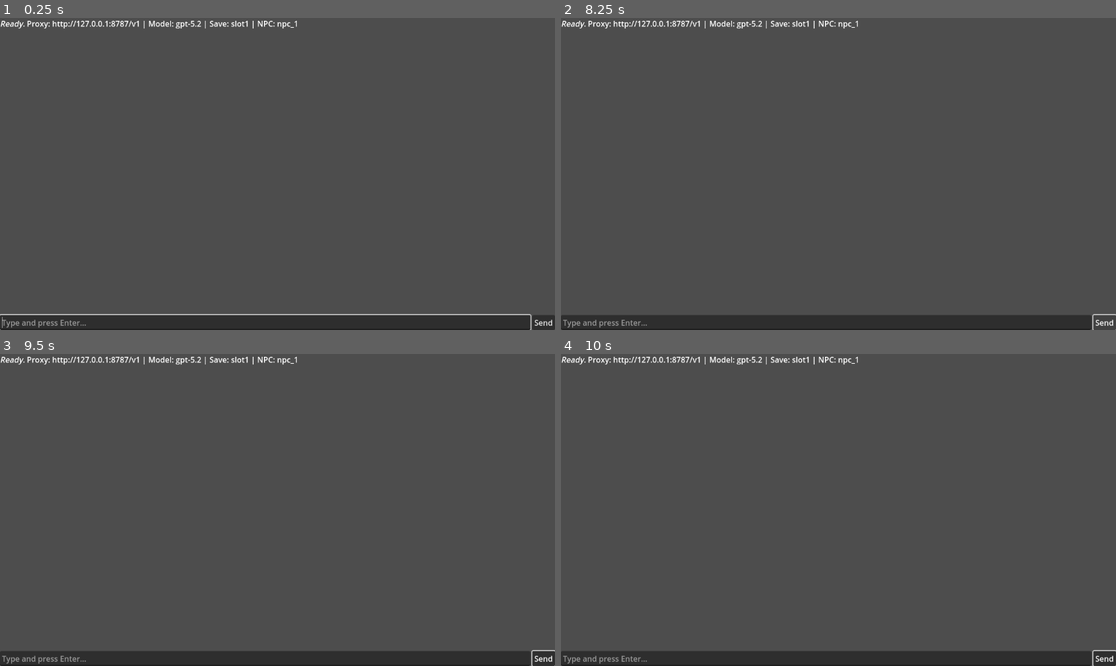
Above: before the commit, frames 1-4 (two rows, left to right).
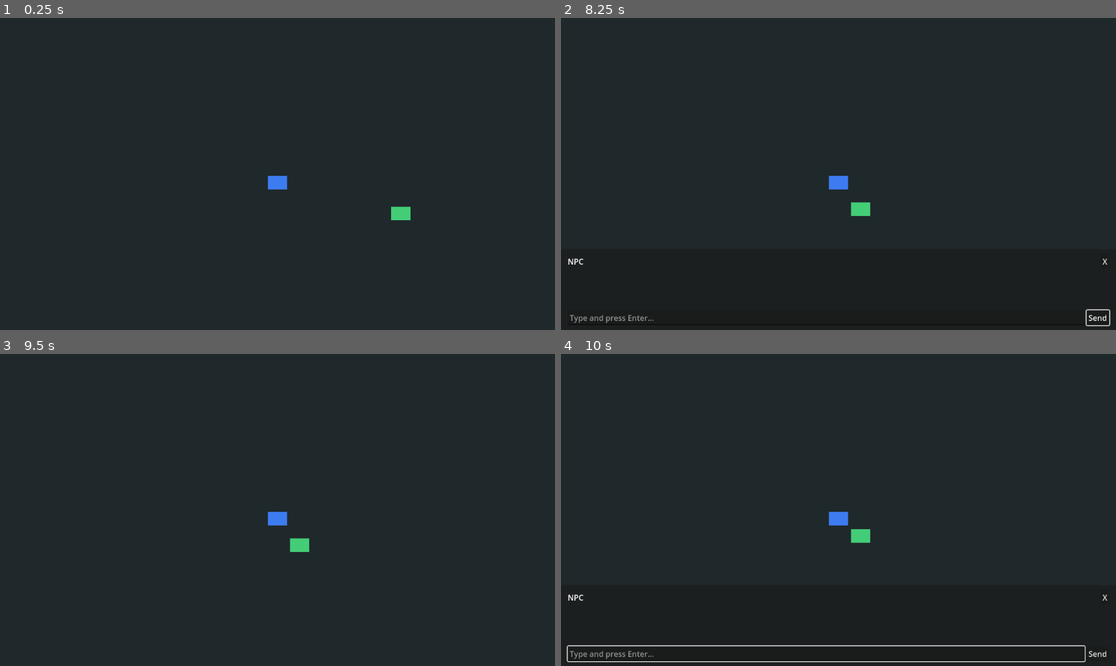
Above: after the commit, the same moments.

Repository: lemonhall/openagentic-sdk-gdscript
Game: Godot game, scene res://demo_rpg/World.tscn
Two runs of this game, one before a commit and one after it. Both use one fixed random seed, a clock stepped at 60 frames per second and the inputs below. Before the commit the project starts from res://demo/Main.tscn.
Inputs (mouse positions are in pixels of both pictures, inside the frame that each line leads up to):
- Up to frame 1 (0.25 s): no input
- Up to frame 2 (8.25 s): click (1104, 323) at 0.5 s, where only the run before the commit has a clickable "Send"; tap Enter at 1.25 s; hold Right (ui_right) 1.28-2.03 s; tap E (interact, bound only after the commit) at 1.35, 2.1, 2.85, 3.6, 4.35, 5.1, 5.85, 6.6, 7.35, 8, 8.1 s; hold Down (ui_down) 2.03-2.78 s; hold Right (ui_right) 2.78-3.53 s; hold Up (ui_up) 3.53-4.28 s; hold Left (ui_left) 4.28-5.78 s; tap Escape (ui_cancel) at 4.9 s; hold Down (ui_down) 5.78-6.53 s; hold Right (ui_right) 6.53-7.28 s; hold Up (ui_up) 7.28-8.03 s; hold Right (ui_right) from 8.03 s (still down)
- Up to frame 3 (9.5 s): release Right (ui_right) at 8.75 s; click (543, 597) at 8.75 s, where only the run after the commit has a clickable "X"
- Up to frame 4 (10 s): tap Enter at 9.5 s; hold Down (ui_down) from 9.53 s (still down); tap E (interact, bound only after the commit) at 9.6 s

The runs differ from the first frame. In frame 1, 96% of the frame differs, in the area x 0-100%, y 0-100%; in frame 2, 96%; in frame 3, 96%; in frame 4, 96%.

Commit message:
v2: add movement and dialogue UI

Diff:
--- a/demo_rpg/World.gd
+++ b/demo_rpg/World.gd
@@ -1,3 +1,157 @@
 extends Node2D
 
-# v2 demo world (RPG-style). v2 Slice 1: scene skeleton only.
+enum Mode { WALK, TALK }
+
+@onready var _player: Node = $Player
+@onready var _npcs: Node = $NPCs
+@onready var _prompt: Control = $UI/InteractPrompt
+@onready var _dialogue: Control = $UI/DialogueBox
+
+var _mode: Mode = Mode.WALK
+var _near_npc: Node = null
+var _busy: bool = false
+
+var _save_id: String = "slot1"
+var _proxy_base_url: String = "http://127.0.0.1:8787/v1"
+var _model: String = "gpt-5.2"
+
+var _oa: Node = null
+
+func _ready() -> void:
+	_ensure_input_actions()
+	_load_env_defaults()
+	_configure_openagentic()
+	_wire_npcs()
+	if _prompt != null:
+		_prompt.hide_prompt()
+	if _dialogue != null:
+		if _dialogue.has_signal("message_submitted"):
+			_dialogue.message_submitted.connect(_on_dialogue_message_submitted)
+		if _dialogue.has_signal("closed"):
+			_dialogue.closed.connect(func() -> void:
+				_exit_talk()
+			)
+
+func _load_env_defaults() -> void:
+	var v := OS.get_environment("OPENAGENTIC_PROXY_BASE_URL")
+	if v.strip_edges() != "":
+		_proxy_base_url = v.strip_edges()
+	v = OS.get_environment("OPENAGENTIC_MODEL")
+	if v.strip_edges() != "":
+		_model = v.strip_edges()
+	v = OS.get_environment("OPENAGENTIC_SAVE_ID")
+	if v.strip_edges() != "":
+		_save_id = v.strip_edges()
+
+func _configure_openagentic() -> void:
+	_oa = get_node_or_null("/root/OpenAgentic")
+	if _oa == null:
+		push_error("Missing autoload: OpenAgentic")
+		return
+	_oa.set_save_id(_save_id)
+	_oa.configure_proxy_openai_responses(_proxy_base_url, _model)
+	_oa.set_approver(func(_q: Dictionary, _ctx: Dictionary) -> bool:
+		return true
+	)
+
+func _ensure_input_actions() -> void:
+	if InputMap.has_action("interact"):
+		return
+	InputMap.add_action("interact")
+	var ev := InputEventKey.new()
+	ev.physical_keycode = KEY_E
+	InputMap.action_add_event("interact", ev)
+
+func _wire_npcs() -> void:
+	if _npcs == null:
+		return
+	for c in _npcs.get_children():
+		if c != null and c.has_signal("player_in_range"):
+			c.player_in_range.connect(_on_player_in_range)
+
+func _unhandled_input(_ev: InputEvent) -> void:
+	if _mode == Mode.TALK:
+		if Input.is_action_just_pressed("ui_cancel"):
+			_exit_talk()
+		return
+
+	if _near_npc != null and Input.is_action_just_pressed("interact"):
+		_enter_talk(_near_npc)
+
+func _on_player_in_range(npc: Node, in_range: bool) -> void:
+	if npc == null:
+		return
+	if in_range:
+		_near_npc = npc
+		if _prompt != null:
+			var name := String(npc.get("display_name"))
+			_prompt.show_for(name if name.strip_edges() != "" else "NPC")
+		return
+
+	if _near_npc == npc:
+		_near_npc = null
+		if _prompt != null:
+			_prompt.hide_prompt()
+
+func _enter_talk(_npc: Node) -> void:
+	_mode = Mode.TALK
+	if _prompt != null:
+		_prompt.hide_prompt()
+	if _player != null and _player.has_method("set_enabled"):
+		_player.set_enabled(false)
+	if _dialogue != null and _dialogue.has_method("open"):
+		_dialogue.open(String(_npc.get("npc_id")), String(_npc.get("display_name")))
+
+func _exit_talk() -> void:
+	if _mode != Mode.TALK:
+		return
+	if _busy:
+		return
+	_mode = Mode.WALK
+	if _player != null and _player.has_method("set_enabled"):
+		_player.set_enabled(true)
+	if _dialogue != null and _dialogue.visible:
+		_dialogue.close()
+
+func _on_dialogue_message_submitted(text: String) -> void:
+	if _mode != Mode.TALK:
+		return
+	if _busy:
+		return
+	var npc_id := ""
+	if _dialogue != null and _dialogue.has_method("get_npc_id"):
+		npc_id = String(_dialogue.get_npc_id())
+	if npc_id.strip_edges() == "":
+		return
+	_start_turn(npc_id, text)
+
+func _start_turn(npc_id: String, text: String) -> void:
+	_busy = true
+	if _dialogue != null and _dialogue.has_method("set_busy"):
+		_dialogue.set_busy(true)
+	if _dialogue != null and _dialogue.has_method("begin_assistant"):
+		_dialogue.begin_assistant()
+
+	if _oa == null:
+		push_error("OpenAgentic not configured")
+		_busy = false
+		if _dialogue != null and _dialogue.has_method("set_busy"):
+			_dialogue.set_busy(false)
+		return
+
+	await _oa.run_npc_turn(npc_id, text, Callable(self, "_on_agent_event"))
+
+	_busy = false
+	if _dialogue != null and _dialogue.has_method("set_busy"):
+		_dialogue.set_busy(false)
+
+func _on_agent_event(ev: Dictionary) -> void:
+	var t := String(ev.get("type", ""))
+	if t == "assistant.delta":
+		if _dialogue != null and _dialogue.has_method("append_assistant_delta"):
+			_dialogue.append_assistant_delta(String(ev.get("text_delta", "")))
+		return
+	if t == "result":
+		if _dialogue != null and _dialogue.has_method("end_assistant"):
+			_dialogue.end_assistant()
+		return
--- a/demo_rpg/World.tscn
+++ b/demo_rpg/World.tscn
@@ -8,6 +8,12 @@
 
 [node name="World" type="Node2D"]
 script = ExtResource("1")
+
+[node name="Ground" type="Node2D" parent="."]
+
+[node name="Floor" type="Polygon2D" parent="Ground"]
+polygon = PackedVector2Array(-640, -360, 640, -360, 640, 360, -640, 360)
+color = Color(0.12549, 0.156863, 0.172549, 1)
 
 [node name="Player" parent="." instance=ExtResource("2")]
 position = Vector2(64, 64)
--- a/demo_rpg/npcs/Npc.tscn
+++ b/demo_rpg/npcs/Npc.tscn
@@ -8,6 +8,10 @@
 [node name="Npc" type="Node2D"]
 script = ExtResource("1")
 
+[node name="Body" type="Polygon2D" parent="."]
+polygon = PackedVector2Array(-10, -14, 10, -14, 10, 0, -10, 0)
+color = Color(0.270588, 0.803922, 0.466667, 1)
+
 [node name="InteractionArea" type="Area2D" parent="."]
 
 [node name="CollisionShape2D" type="CollisionShape2D" parent="InteractionArea"]
--- a/demo_rpg/npcs/OAInteractableNpc.gd
+++ b/demo_rpg/npcs/OAInteractableNpc.gd
@@ -3,4 +3,22 @@
 @export var npc_id: String = "npc_1"
 @export var display_name: String = "NPC"
 
-# v2 Slice 1: placeholder. Interaction + dialogue wiring lands in later slices.
+signal player_in_range(npc: Node, in_range: bool)
+
+@onready var _area: Area2D = $InteractionArea
+
+func _ready() -> void:
+	add_to_group("openagentic_npc")
+	if _area == null:
+		push_error("OAInteractableNpc requires a child Area2D named InteractionArea")
+		return
+	_area.body_entered.connect(_on_body_entered)
+	_area.body_exited.connect(_on_body_exited)
+
+func _on_body_entered(body: Node) -> void:
+	if body != null and body.is_in_group("openagentic_player"):
+		player_in_range.emit(self, true)
+
+func _on_body_exited(body: Node) -> void:
+	if body != null and body.is_in_group("openagentic_player"):
+		player_in_range.emit(self, false)
--- a/demo_rpg/player/Player.tscn
+++ b/demo_rpg/player/Player.tscn
@@ -8,6 +8,10 @@
 [node name="Player" type="CharacterBody2D"]
 script = ExtResource("1")
 
+[node name="Body" type="Polygon2D" parent="."]
+polygon = PackedVector2Array(-10, -14, 10, -14, 10, 0, -10, 0)
+color = Color(0.243137, 0.486275, 0.945098, 1)
+
 [node name="CollisionShape2D" type="CollisionShape2D" parent="."]
 shape = SubResource("RectangleShape2D_1")
 
--- a/demo_rpg/player/PlayerController.gd
+++ b/demo_rpg/player/PlayerController.gd
@@ -1,3 +1,23 @@
 extends CharacterBody2D
 
-# v2 Slice 1: placeholder. Movement + talk-state wiring lands in later slices.
+@export var speed: float = 140.0
+
+var _enabled: bool = true
+
+func set_enabled(b: bool) -> void:
+	_enabled = b
+	if not _enabled:
+		velocity = Vector2.ZERO
+
+func _ready() -> void:
+	add_to_group("openagentic_player")
+
+func _physics_process(_dt: float) -> void:
+	if not _enabled:
+		velocity = Vector2.ZERO
+		move_and_slide()
+		return
+
+	var dir := Input.get_vector("ui_left", "ui_right", "ui_up", "ui_down")
+	velocity = dir * speed
+	move_and_slide()
--- a/demo_rpg/ui/DialogueBox.tscn
+++ b/demo_rpg/ui/DialogueBox.tscn
@@ -10,3 +10,62 @@
 grow_vertical = 2
 script = ExtResource("1")
 visible = false
+
+[node name="Panel" type="PanelContainer" parent="."]
+anchors_preset = 13
+anchor_left = 0.0
+anchor_top = 1.0
+anchor_right = 1.0
+anchor_bottom = 1.0
+offset_top = -168.0
+grow_horizontal = 2
+grow_vertical = 0
+
+[node name="Margin" type="MarginContainer" parent="Panel"]
+anchors_preset = 15
+anchor_right = 1.0
+anchor_bottom = 1.0
+grow_horizontal = 2
+grow_vertical = 2
+theme_override_constants/margin_left = 14
+theme_override_constants/margin_top = 10
+theme_override_constants/margin_right = 14
+theme_override_constants/margin_bottom = 10
+
+[node name="VBox" type="VBoxContainer" parent="Panel/Margin"]
+anchors_preset = 15
+anchor_right = 1.0
+anchor_bottom = 1.0
+grow_horizontal = 2
+grow_vertical = 2
+theme_override_constants/separation = 6
+
+[node name="TopRow" type="HBoxContainer" parent="Panel/Margin/VBox"]
+layout_mode = 2
+
+[node name="Speaker" type="Label" parent="Panel/Margin/VBox/TopRow"]
+layout_mode = 2
+size_flags_horizontal = 3
+text = "NPC"
+
+[node name="Close" type="Button" parent="Panel/Margin/VBox/TopRow"]
+layout_mode = 2
+text = "X"
+
+[node name="Text" type="RichTextLabel" parent="Panel/Margin/VBox"]
+layout_mode = 2
+size_flags_vertical = 3
+bbcode_enabled = false
+scroll_following = true
+
+[node name="InputRow" type="HBoxContainer" parent="Panel/Margin/VBox"]
+layout_mode = 2
+
+[node name="Input" type="LineEdit" parent="Panel/Margin/VBox/InputRow"]
+layout_mode = 2
+size_flags_horizontal = 3
+placeholder_text = "Type and press Enter…"
+
+[node name="Send" type="Button" parent="Panel/Margin/VBox/InputRow"]
+layout_mode = 2
+text = "Send"
--- a/demo_rpg/ui/InteractPrompt.gd
+++ b/demo_rpg/ui/InteractPrompt.gd
@@ -1,6 +1,11 @@
 extends Control
 
-# v2 Slice 1: placeholder. Proximity prompt wiring lands in later slices.
+func show_for(display_name: String) -> void:
+	set_prompt_text("Press E to talk to %s" % display_name)
+	visible = true
+
+func hide_prompt() -> void:
+	visible = false
 
 func set_prompt_text(t: String) -> void:
 	var label := get_node_or_null("Label") as Label
--- a/demo_rpg/ui/OADialogueBox.gd
+++ b/demo_rpg/ui/OADialogueBox.gd
@@ -1,9 +1,85 @@
 extends Control
 
-# v2 Slice 1: placeholder. UI layout + streaming integration lands in later slices.
+signal message_submitted(text: String)
+signal closed()
 
-func open(_npc_id: String, _display_name: String) -> void:
+@onready var _speaker: Label = $"Panel/Margin/VBox/Speaker"
+@onready var _text: RichTextLabel = $"Panel/Margin/VBox/Text"
+@onready var _input: LineEdit = $"Panel/Margin/VBox/InputRow/Input"
+@onready var _send: Button = $"Panel/Margin/VBox/InputRow/Send"
+@onready var _close: Button = $"Panel/Margin/VBox/TopRow/Close"
+
+var _busy: bool = false
+var _npc_id: String = ""
+var _display_name: String = ""
+var _assistant_buf: String = ""
+
+func _ready() -> void:
+	_send.pressed.connect(_on_send_pressed)
+	_input.text_submitted.connect(func(_t: String) -> void:
+		_on_send_pressed()
+	)
+	_close.pressed.connect(func() -> void:
+		close()
+	)
+
+func open(npc_id: String, display_name: String) -> void:
+	_npc_id = npc_id
+	_display_name = display_name
+	_assistant_buf = ""
+	_busy = false
 	visible = true
+	_set_busy(false)
+	_set_speaker(display_name)
+	_text.clear()
+	_input.text = ""
+	_input.grab_focus()
 
 func close() -> void:
 	visible = false
+	_busy = false
+	_assistant_buf = ""
+	closed.emit()
+
+func set_busy(b: bool) -> void:
+	_set_busy(b)
+
+func begin_assistant() -> void:
+	_assistant_buf = ""
+	_text.clear()
+
+func append_assistant_delta(delta: String) -> void:
+	_assistant_buf += delta
+	_text.text = _assistant_buf
+
+func end_assistant() -> void:
+	_text.text = _assistant_buf
+
+func get_npc_id() -> String:
+	return _npc_id
+
+func get_display_name() -> String:
+	return _display_name
+
+func _set_speaker(name: String) -> void:
+	if _speaker != null:
+		_speaker.text = name
+
+func _set_busy(b: bool) -> void:
+	_busy = b
+	if _input != null:
+		_input.editable = not b
+	if _send != null:
+		_send.disabled = b
+
+func _on_send_pressed() -> void:
+	if _busy:
+		return
+	var text := ""
+	if _input != null:
+		text = _input.text.strip_edges()
+	if text == "":
+		return
+	if _input != null:
+		_input.text = ""
+	message_submitted.emit(text)
--- a/project.godot
+++ b/project.godot
@@ -11,7 +11,7 @@
 [application]
 
 config/name="openagentic-sdk-gdscript"
-run/main_scene="res://demo/Main.tscn"
+run/main_scene="res://demo_rpg/World.tscn"
 config/features=PackedStringArray("4.5")
 
 [autoload]
--- a/tests/test_demo_rpg_smoke.gd
+++ b/tests/test_demo_rpg_smoke.gd
@@ -18,6 +18,8 @@
 		return
 
 	# Core nodes.
+	if not T.require_true(self, world.get_node_or_null("Ground") != null, "Missing node World/Ground"):
+		return
 	var player := world.get_node_or_null("Player")
 	if not T.require_true(self, player != null, "Missing node World/Player"):
 		return
@@ -27,6 +29,8 @@
 	if not T.require_true(self, npc_container != null, "Missing node World/NPCs"):
 		return
 	if not T.require_true(self, npc_container.get_child_count() >= 1, "Expected at least 1 NPC under World/NPCs"):
+		return
+	if not T.require_true(self, npc_container.get_child(0).get_node_or_null("InteractionArea") != null, "Expected NPC to have InteractionArea"):
 		return
 
 	# UI exists.
Not shown, added: demo_rpg/World.gd.uid
Not shown, added: demo_rpg/npcs/OAInteractableNpc.gd.uid
Not shown, added: demo_rpg/player/PlayerController.gd.uid
Not shown, added: demo_rpg/ui/InteractPrompt.gd.uid
Not shown, added: demo_rpg/ui/OADialogueBox.gd.uid
Not shown, added: tests/test_demo_rpg_smoke.gd.uid
